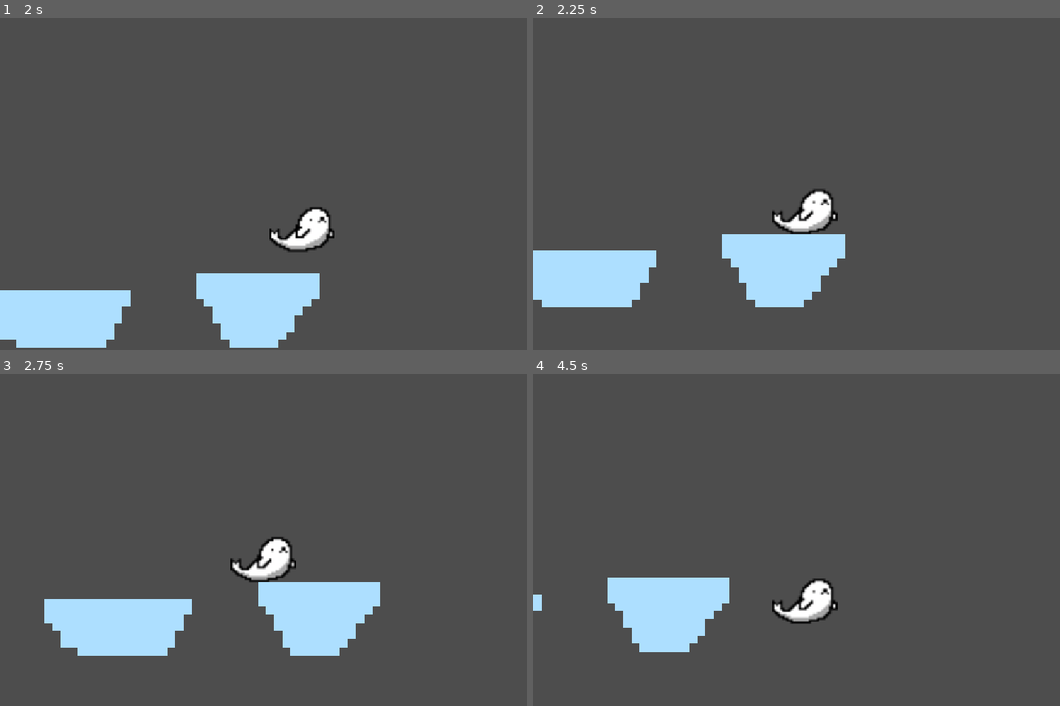
Above: before the commit, frames 1-4 (two rows, left to right).
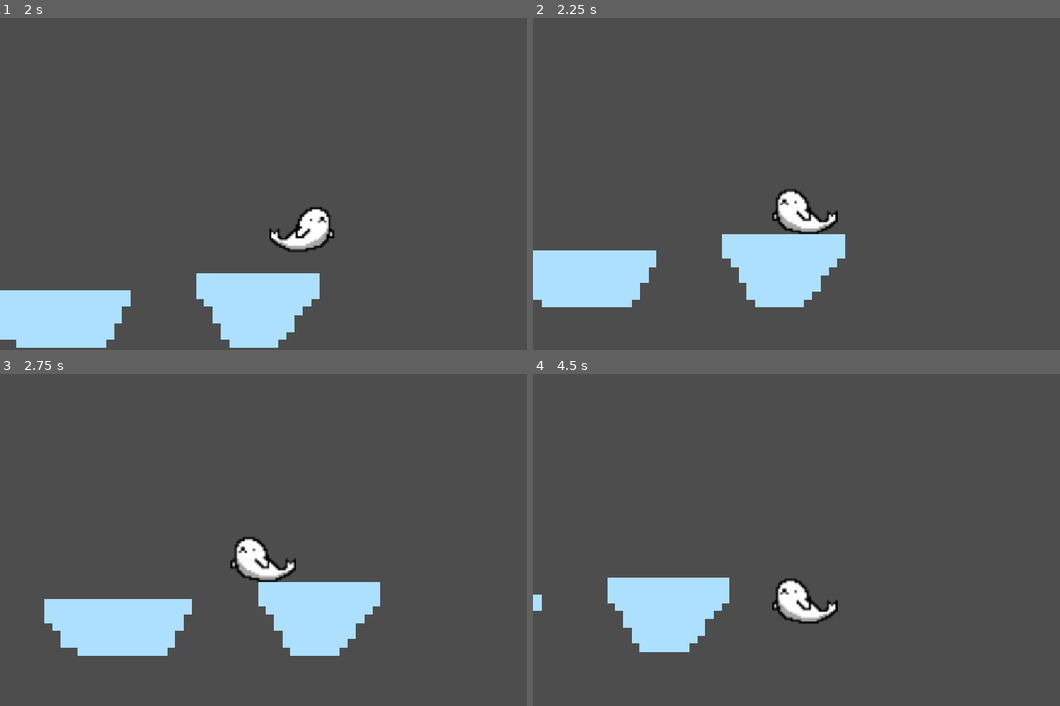
Above: after the commit, the same moments.

Repository: feleshafish/haven-platformer
Game: Godot game, scene res://main.tscn
The game is run twice, just before and just after one commit, with the same random seed, the same clock (stepped at 60 frames per second) and the same inputs.
Inputs (mouse positions are in pixels of both pictures, inside the frame that each line leads up to):
- Up to frame 1 (2 s): tap Enter at 0.5 s; move the mouse to (426, 167) at 0.52 s; hold D (right) from 0.53 s (still down); tap Alt at 0.6 s; click (426, 167) at 0.67 s; tap Space (jump) at 0.77, 1.52 s; move the mouse to (179, 200) at 1.27 s; tap Shift at 1.35 s
- Up to frame 2 (2.25 s): move the mouse to (886, 110) at 2.02 s; release D (right) at 2.03 s; hold A (left) from 2.03 s (still down); tap Alt at 2.1 s
- Up to frame 3 (2.75 s): keep holding A (left)
- Up to frame 4 (4.5 s): move the mouse to (796, 606) at 2.77 s; release A (left) at 2.78 s; hold D (right) 2.78-4.28 s; tap Shift at 2.85, 4.35 s; click (796, 606) at 2.92 s; tap Space (jump) at 3.02, 3.77 s; move the mouse to (1007, 589) at 3.52 s; tap Alt at 3.6 s; move the mouse to (648, 490) at 4.27 s; hold A (left) from 4.28 s (still down)

Frame 1 is identical in both runs. In frame 2, 1.2% of the frame differs, in the area x 45-58%, y 51-66%; in frame 3, 1.1%; in frame 4, 1.2%, in the area x 45-58%, y 61-76%.

Commit message:
added sprite flip movement and fish img

Diff:
--- a/main.tscn
+++ b/main.tscn
@@ -1,11 +1,12 @@
 [gd_scene format=4 uid="uid://oplke6nyrncb"]
 
+[ext_resource type="Texture2D" uid="uid://2fgbck0nx3yi" path="res://background.png" id="1_1bvp3"]
 [ext_resource type="Script" uid="uid://uqsul7tpfvjk" path="res://player.gd" id="1_h2yge"]
 [ext_resource type="Texture2D" uid="uid://fg2kmu8hcrju" path="res://lightblue.png" id="2_0xm2m"]
 [ext_resource type="Texture2D" uid="uid://b0fiaxb3ignf4" path="res://seal.png" id="2_h2yge"]
 
 [sub_resource type="RectangleShape2D" id="RectangleShape2D_exjfu"]
-size = Vector2(141.5, 96.5)
+size = Vector2(127, 87.5)
 
 [sub_resource type="TileSetAtlasSource" id="TileSetAtlasSource_1bvp3"]
 texture = ExtResource("2_0xm2m")
@@ -18,6 +19,14 @@
 
 [node name="Main" type="Node" unique_id=876722125]
 
+[node name="TextureRect" type="TextureRect" parent="." unique_id=1812587554]
+offset_left = -203.0
+offset_top = -736.0
+offset_right = 1882.0
+offset_bottom = 903.0
+texture = ExtResource("1_1bvp3")
+stretch_mode = 6
+
 [node name="Player" type="CharacterBody2D" parent="." unique_id=461593250]
 position = Vector2(101, 504)
 script = ExtResource("1_h2yge")
@@ -28,7 +37,7 @@
 texture = ExtResource("2_h2yge")
 
 [node name="CollisionShape2D" type="CollisionShape2D" parent="Player" unique_id=608196339]
-position = Vector2(11.25, -11.75)
+position = Vector2(6.5, -7.25)
 shape = SubResource("RectangleShape2D_exjfu")
 
 [node name="Camera2D" type="Camera2D" parent="Player" unique_id=1283387618]
--- a/player.gd
+++ b/player.gd
@@ -1,11 +1,17 @@
 extends CharacterBody2D
 
+@onready var player_sprite = $Sprite2D
 
 const SPEED = 300.0
 const JUMP_VELOCITY = -650.0
 
 
 func _physics_process(delta: float) -> void:
+	#sprite flip
+	if velocity.x < 0:
+		player_sprite.flip_h = true
+	elif velocity.x > 0:
+		player_sprite.flip_h = false
 	# Add the gravity.
 	if not is_on_floor():
 		velocity += get_gravity() * delta
Binary file added: fish.webp
Not shown, added: fish.webp.import
